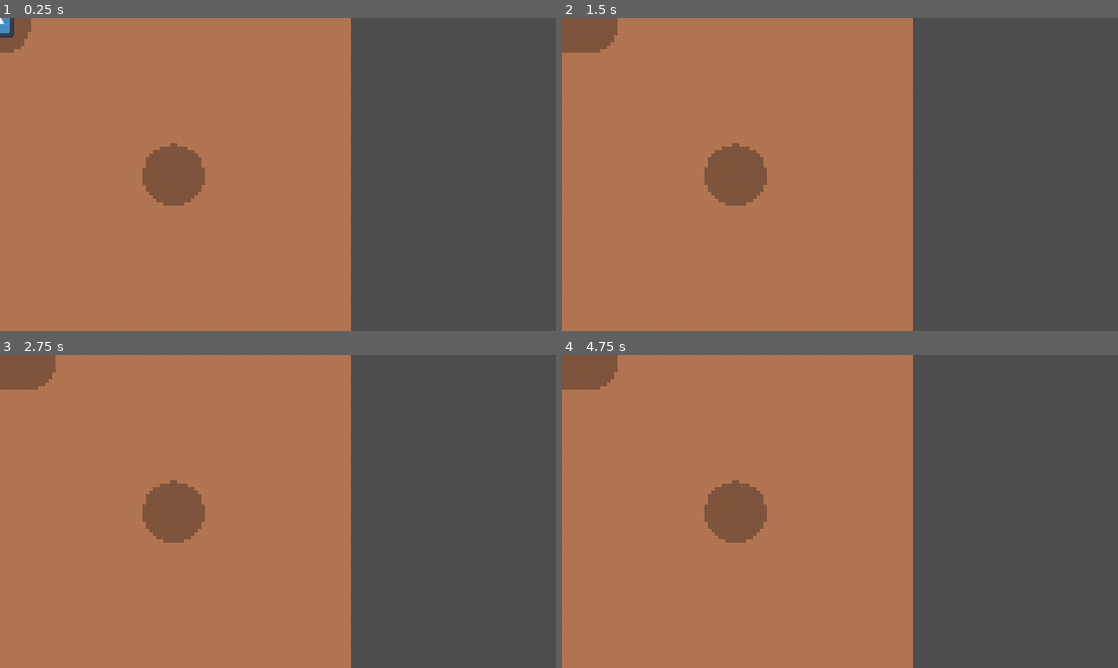
Above: before the commit, frames 1-4 (two rows, left to right).
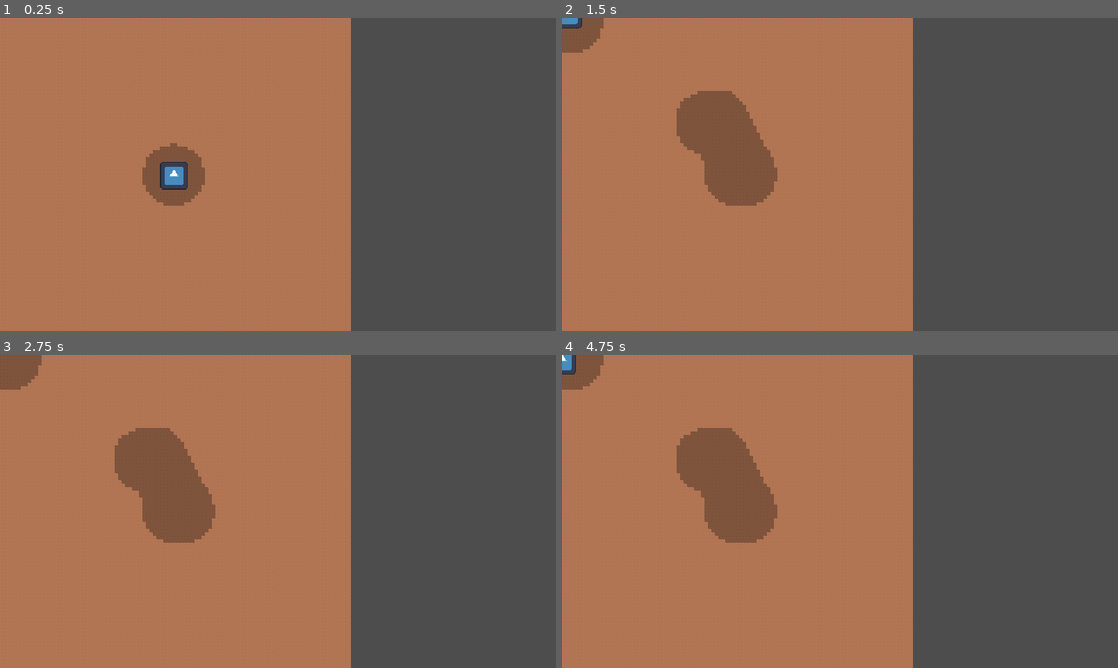
Above: after the commit, the same moments.

Repository: AlbieGray/LD57
Game: Godot game, scene res://Scenes/Game.tscn
Same seed, same stepped clock (60 frames per second), same inputs: the game is played once before the commit and once after it. The engine's default icon, where the game draws it, is replaced by a stand-in: a white triangle on a blue panel in a dark square.
Inputs (mouse positions are in pixels of both pictures, inside the frame that each line leads up to):
- Up to frame 1 (0.25 s): no input
- Up to frame 2 (1.5 s): tap Enter at 0.5 s; move the mouse to (962, 158) at 0.52 s; press the mouse at (962, 158) at 0.53 s; tap Space (make_room) at 0.8, 1.35 s; move the mouse to (728, 190) at 1.27 s; release the mouse at (728, 190) at 1.28 s
- Up to frame 3 (2.75 s): click (166, 527) at 1.55 s; tap Space (make_room) at 2, 2.3 s; move the mouse to (333, 442) at 2.02 s; press the mouse at (333, 442) at 2.03 s
- Up to frame 4 (4.75 s): tap Enter at 2.75, 4.25 s; move the mouse to (812, 574) at 2.77 s; release the mouse at (812, 574) at 2.78 s; tap Space (make_room) at 2.85, 3.5, 3.8, 4.35 s; click (812, 574) at 3.05 s; move the mouse to (1006, 558) at 3.52 s; press the mouse at (1006, 558) at 3.53 s; move the mouse to (673, 464) at 4.27 s; release the mouse at (673, 464) at 4.28 s; click (673, 464) at 4.55 s

The runs differ from the first frame. In frame 1, 1.0% of the frame differs, in the area x 0-34%, y 0-55%; in frame 2, 3.2%; in frame 3, 3.1%; in frame 4, 3.2%, in the area x 0-39%, y 0-60%.

Commit message:
finishing digging, added auto room digging

Diff:
--- a/Scenes/Ant.tscn
+++ b/Scenes/Ant.tscn
@@ -1,16 +1,10 @@
-[gd_scene load_steps=6 format=3 uid="uid://qjo51es7hbnr"]
+[gd_scene load_steps=5 format=3 uid="uid://qjo51es7hbnr"]
 
 [ext_resource type="Script" uid="uid://qqo26vx2bish" path="res://Scripts/ant.gd" id="1_yahas"]
 [ext_resource type="Texture2D" uid="uid://bhm5cbnlvkisa" path="res://icon.svg" id="2_y1ll1"]
 
 [sub_resource type="CircleShape2D" id="CircleShape2D_yahas"]
 radius = 33.0606
-
-[sub_resource type="Curve2D" id="Curve2D_7lpof"]
-_data = {
-"points": PackedVector2Array(0, 0, 0, 0, 228, 211, 0, 0, 0, 0, 332, 210, 0, 0, 0, 0, 298, 147, 0, 0, 0, 0, 182, 152, 0, 0, 0, 0, 185, 212, 0, 0, 0, 0, 136, 212, 0, 0, 0, 0, 64, 214, 0, 0, 0, 0, 110, 143, 0, 0, 0, 0, 189, 96, 0, 0, 0, 0, 376, 100, 0, 0, 0, 0, 437, 211)
-}
-point_count = 11
 
 [sub_resource type="Curve2D" id="Curve2D_c1ub6"]
 
@@ -32,14 +26,6 @@
 position = Vector2(0, 6)
 shape = SubResource("CircleShape2D_yahas")
 
-[node name="RoomPath" type="Path2D" parent="."]
-curve = SubResource("Curve2D_7lpof")
-
-[node name="PathFollow2D" type="PathFollow2D" parent="RoomPath"]
-position = Vector2(267.986, 210.616)
-rotation = -0.00961509
-progress = 40.0
-
 [node name="DigPath" type="Node2D" parent="."]
 
 [node name="Line2D" type="Line2D" parent="DigPath"]
--- a/Scenes/Game.tscn
+++ b/Scenes/Game.tscn
@@ -1,11 +1,16 @@
-[gd_scene load_steps=3 format=3 uid="uid://ctsdok0e1krnr"]
+[gd_scene load_steps=5 format=3 uid="uid://ctsdok0e1krnr"]
 
 [ext_resource type="PackedScene" uid="uid://bj2yeydheectr" path="res://Scenes/Ground.tscn" id="1_gl6un"]
+[ext_resource type="Script" uid="uid://cuiyvcx3bcqaf" path="res://Scenes/game.gd" id="1_kldst"]
 [ext_resource type="PackedScene" uid="uid://qjo51es7hbnr" path="res://Scenes/Ant.tscn" id="2_j5yw3"]
+[ext_resource type="PackedScene" uid="uid://rd8v16040ljk" path="res://Scenes/line_drawer.tscn" id="4_b2bpf"]
 
 [node name="game" type="Node"]
+script = ExtResource("1_kldst")
 
 [node name="ground" parent="." instance=ExtResource("1_gl6un")]
 
-[node name="CharacterBody2D" parent="." instance=ExtResource("2_j5yw3")]
+[node name="Ant" parent="." instance=ExtResource("2_j5yw3")]
 position = Vector2(200, 175)
+
+[node name="LineDrawer" parent="." instance=ExtResource("4_b2bpf")]
--- /dev/null
+++ b/Scenes/game.gd
@@ -0,0 +1,4 @@
+extends Node
+
+func _ready():
+	$Ant.line = $LineDrawer/Line2D
--- /dev/null
+++ b/Scenes/line_drawer.tscn
@@ -0,0 +1,5 @@
+[gd_scene format=3 uid="uid://rd8v16040ljk"]
+
+[node name="LineDrawer" type="Node2D"]
+
+[node name="Line2D" type="Line2D" parent="."]
--- /dev/null
+++ b/Scenes/room_path.tscn
@@ -0,0 +1,16 @@
+[gd_scene load_steps=2 format=3 uid="uid://biw7hrm8bmrxe"]
+
+[sub_resource type="Curve2D" id="Curve2D_sol8d"]
+_data = {
+"points": PackedVector2Array(0, 0, 0, 0, 280, 211, 0, 0, 0, 0, 332, 210, 0, 0, 0, 0, 298, 147, 0, 0, 0, 0, 209, 166, 0, 0, 0, 0, 279, 210, 0, 0, 0, 0, 136, 212, 0, 0, 0, 0, 183, 155, 0, 0, 0, 0, 212, 125, 0, 0, 0, 0, 280.043, 105.326, 0, 0, 0, 0, 357, 133, 0, 0, 0, 0, 417, 210, 0, 0, 0, 0, 281, 210)
+}
+point_count = 12
+
+[node name="RoomPath" type="Path2D"]
+position = Vector2(-250, -200)
+curve = SubResource("Curve2D_sol8d")
+
+[node name="PathFollow2D" type="PathFollow2D" parent="."]
+position = Vector2(319.996, 210.231)
+rotation = -0.0192284
+progress = 40.0
--- a/Scripts/ant.gd
+++ b/Scripts/ant.gd
@@ -2,18 +2,19 @@
 
 enum state{idle, following_path,}
 var current_path_follow:PathFollow2D = null
-var make_room_start_pos:Vector2 = Vector2(0, 0)
+var make_room_offset:Vector2 = Vector2(0, 0)
 
 @export var speed = 200
 @onready var followPath = $DigPath/digPath/followPath
-@onready var digPath = $"../Node2D/digPath"
 
-@onready var line = $DigPath/Line2D
+var line = null
 @onready var path = $DigPath/digPath
 @onready var follow = $DigPath/digPath/followPath
-@onready var sprite = $DigPath/digPath/followPath/Ant/Sprite2D
+
+var room_path = preload("res://Scenes/room_path.tscn")
 
 var mouse_pos = null
+var drawing = false
 
 
 func _ready() -> void:
@@ -22,27 +23,29 @@
 func _process(delta: float) -> void:
 	mouse_pos = get_global_mouse_position()
 
-	if Input.is_action_pressed("leftMouse", true):
-		var direction = (mouse_pos - position).normalized()
-		velocity = direction*speed
-	else:
-		velocity = Vector2(0,0)
-
 	 # path following
 	if current_path_follow != null:
-		current_path_follow.progress += 1
-		position = make_room_start_pos + current_path_follow.position
-	if Input.is_action_pressed("make_room"):
+		current_path_follow.progress += delta*speed
+		position = current_path_follow.position
+	if Input.is_action_just_pressed("make_room"):
 		make_room()
 
+	if Input.is_action_just_pressed("leftMouse"):
+		print(mouse_pos.distance_to(position))
+		if mouse_pos.distance_to(position) < 15:
+			drawing = true
+
+	# making line and path
 	mouse_pos = get_global_mouse_position()
-	if Input.is_action_pressed("leftMouse"):
+	if drawing and Input.is_action_pressed("leftMouse"):
 		if path.curve.get_baked_points().size() == 0 or mouse_pos.distance_to(path.curve.get_closest_point(mouse_pos)) != 0:
 			path.curve.add_point(mouse_pos)
 			line.add_point(mouse_pos)
-	else:
+	elif Input.is_action_just_released("leftMouse"):
+		drawing = false
 		line.clear_points()
 		current_path_follow = $DigPath/digPath/followPath
+		current_path_follow.loop = false
 
 
 	if Input.is_action_just_released("leftMouse"):
@@ -51,8 +54,16 @@
 
 
 func make_room() -> void:
-	current_path_follow = $RoomPath/PathFollow2D
-	make_room_start_pos = current_path_follow.position-position
+	var room_path_node = room_path.instantiate()
+	add_child(room_path_node)
+
+	current_path_follow = room_path_node.get_node("PathFollow2D")
+	current_path_follow.loop = false
+	make_room_offset = current_path_follow.position-position
+
+	for i in range(room_path_node.curve.point_count):
+		room_path_node.curve.set_point_position(i, room_path_node.curve.get_point_position(i)-make_room_offset)
+	print(make_room_offset)
 
 func _on_area_2d_body_shape_entered(body_rid: RID, body: Node2D, body_shape_index: int, local_shape_index: int) -> void:
 
Not shown, added: Scenes/game.gd.uid
